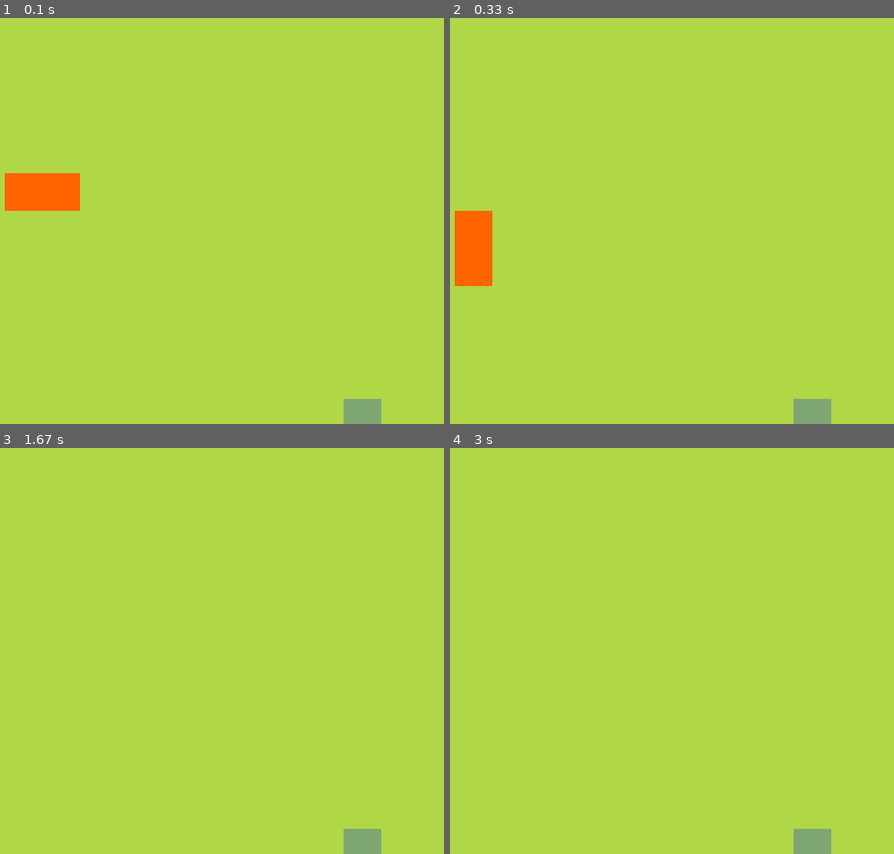
Above: before the commit, frames 1-4 (two rows, left to right).
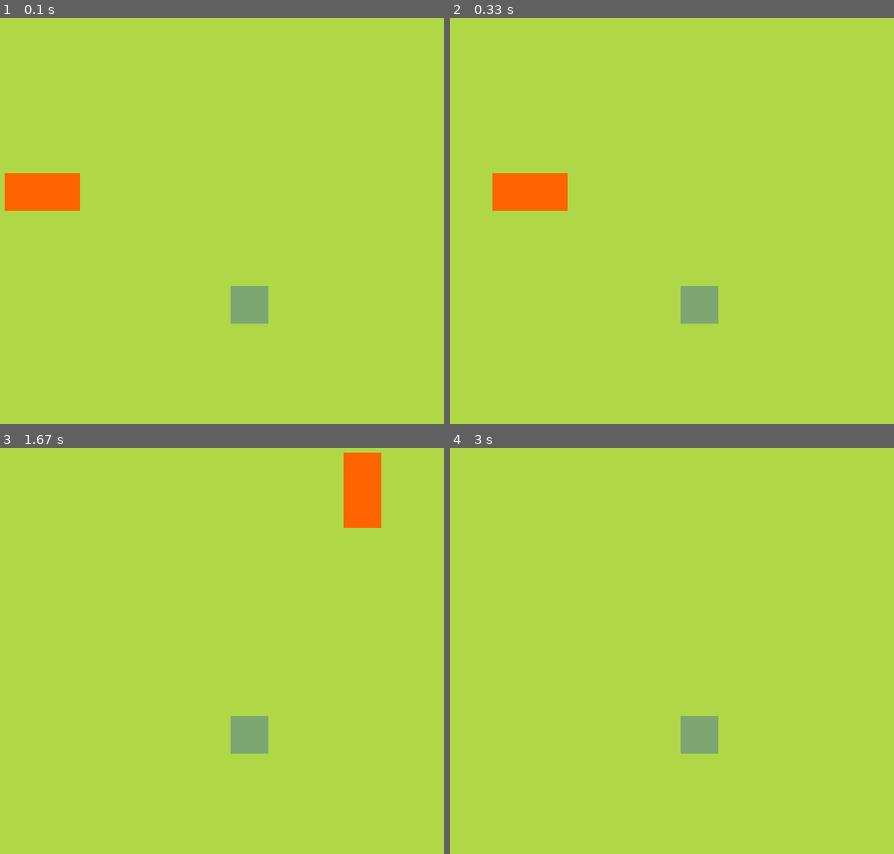
Above: after the commit, the same moments.

Repository: Ali-TM-original/pygame-projects
Game: pygame game, started from snake/main.py
Two runs of this game, one before a commit and one after it. Both use one fixed random seed, a clock stepped at 60 frames per second and the inputs below.
Inputs:
- Up to frame 1 (0.1 s): no input
- Up to frame 2 (0.33 s): no input
- Up to frame 3 (1.67 s): tap Enter at 0.33 s; hold Right 0.67-1.13 s; hold Up 1.17-1.63 s
- Up to frame 4 (3 s): hold Right 1.67-2.13 s; hold Down from 2.73 s (still down)

The runs differ from the first frame. In frame 1, 1.3% of the frame differs, in the area x 51-86%, y 66-100%; in frame 2, 4.5%, in the area x 1-86%, y 38-100%; in frame 3, 2.9%; in frame 4, 1.3%.

Commit message:
Done Basic logic
Finalize the game

Diff:
--- a/snake/main.py
+++ b/snake/main.py
@@ -21,13 +21,18 @@
         """
         Causing Issue sometime the dot spawns half outside the screen
         """
-        self.x = randint(0, 18)
-        self.y = randint(0, 18)
+        self.x = randint(0, 15)
+        self.y = randint(0, 15)
         self.pos = Vector2(self.x, self.y)
 
     def draw_dot(self):
         dot_rect = Rect(int(self.pos.x * 48), int(self.pos.y * 48), cell_size, cell_size)
         pygame.draw.rect(screen, (126, 166, 114), dot_rect)
+
+    def random_DOT(self):
+        self.x = randint(0, 15)
+        self.y = randint(0, 15)
+        self.pos = Vector2(self.x, self.y)
 
 
 class Body:
@@ -37,16 +42,56 @@
 
     def __init__(self):
         self.body = [Vector2(5, 10), Vector2(6, 10)]
+        self.direction = Vector2(1, 0)
 
     def draw_(self):
         for blocks in self.body:
-            blk = Rect(blocks.x*48, blocks.y*48, 48, 48)
+            x_pos = int(blocks.x * 48)
+            y_pos = int(blocks.y * 48)
+            blk = Rect(x_pos, y_pos, 48, 48)
             pygame.draw.rect(screen, (255, 100, 0), blk)
 
-    def move(self, direction: Vector2):
+    def move(self):
         body = self.body[:-1]
-        body.insert(0, body[0] + direction)
-        self.body = body
+        body.insert(0, body[0] + self.direction)
+        self.body = body[:]
+
+    def add_part(self):
+        body = self.body[:]
+        body.insert(0, body[0] + self.direction)
+        self.body = body[:]
+
+
+class Core:
+    def __init__(self):
+        self.snake = Body()
+        self.dots = Dots()
+
+    def pls_move_snake(self):
+        self.snake.move()
+        self.check_collison_dots_snake()
+        self.check_collision_body()
+        self.check_collision_wall()
+
+    def pls_draw_snake(self):
+        self.snake.draw_()
+
+    def pls_draw_dots(self):
+        self.dots.draw_dot()
+
+    def check_collison_dots_snake(self):
+        if self.dots.pos == self.snake.body[0]:
+            self.dots.random_DOT()
+            self.snake.add_part()
+
+    def check_collision_body(self):
+        for parts in self.snake.body[1:]:
+            if parts == self.snake.body[0]:
+                print("COLLISION")
+
+    def check_collision_wall(self):
+        if not 0 <= self.snake.body[0].x < cell_number or not 0 <= self.snake.body[0].y < cell_number:
+            print("WALL")
 
 
 pygame.init()
@@ -54,8 +99,8 @@
 pygame.display.set_caption("Snake")
 clock = pygame.time.Clock()
 
-dots = Dots()
-snake = Body()
+
+core = Core()
 
 Custom_event = pygame.USEREVENT
 pygame.time.set_timer(Custom_event, 120)
@@ -67,19 +112,23 @@
             sys.exit()
 
         if events.type == Custom_event:
-            snake.move(Vector2(0, 1))
+            core.pls_move_snake()
+
         if events.type == pygame.KEYDOWN:
-            if events.key == pygame.K_UP:
-                snake.move(Vector2(0, -1))
-            if events.key == pygame.K_RIGHT:
-                snake.move(Vector2(1, 0))
-            if events.key == pygame.K_DOWN:
-                snake.move(Vector2(0, 1))
-            if events.key == pygame.K_LEFT:
-                snake.move(Vector2(-1, 0))
+            if events.key == pygame.K_UP and core.snake.direction != Vector2(0, 1):
+                core.snake.direction = Vector2(0, -1)
+
+            if events.key == pygame.K_DOWN and core.snake.direction != Vector2(0, -1):
+                core.snake.direction = Vector2(0, 1)
+
+            if events.key == pygame.K_RIGHT and core.snake.direction != (-1, 0):
+                core.snake.direction = Vector2(1, 0)
+
+            if events.key == pygame.K_LEFT and core.snake.direction != Vector2(1, 0):
+                core.snake.direction = Vector2(-1, 0)
 
     screen.fill((175, 215, 70))
-    dots.draw_dot()
-    snake.draw_()
+    core.pls_draw_snake()
+    core.pls_draw_dots()
     pygame.display.update()
     clock.tick(60)
